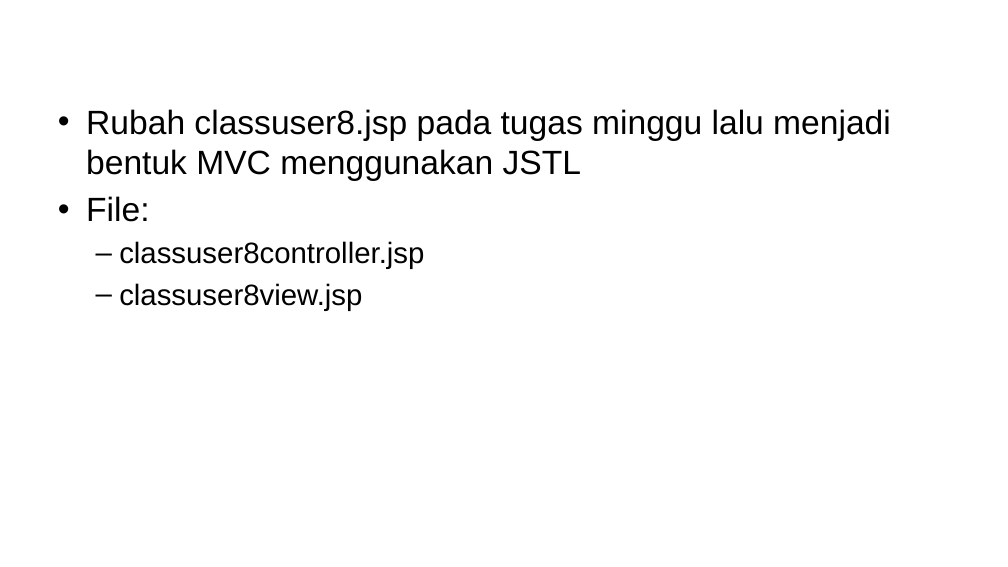
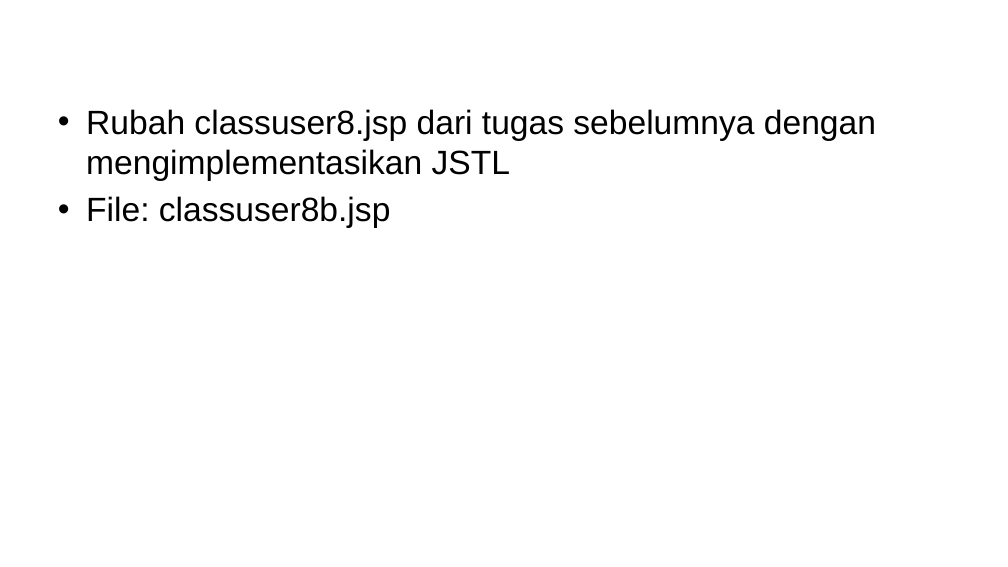
Before and after one commit to ruang-belajar/java-ee, a slide deck: slide 10 of docs/res/Java EE - Pertemuan 6.pptx (slide 12 before the commit). Drawn at 1008x567 pixels with LibreOffice and Linux fonts; fonts in the diff are those of the drawing; background and template pictures are left out. Boxes give left, top, right and bottom in pixels: in the first picture for what was removed or moved away, otherwise in the second. Text is boxed around its words. In the diff, an @@ line names an element or a change of style, - is before the commit and + after.

```diff
--- a/docs/res/Java EE - Pertemuan 6.pptx
+++ b/docs/res/Java EE - Pertemuan 6.pptx
@@ text at (86, 109, 876, 228): text changed @@
-• Rubah classuser8.jsp pada tugas minggu lalu menjadi bentuk MVC menggunakan JSTL
-• File:
-  – classuser8controller.jsp
-  – classuser8view.jsp
+• Rubah classuser8.jsp dari tugas sebelumnya dengan mengimplementasikan JSTL
+• File: classuser8b.jsp
```
Also in this commit, not shown: 4 other slides changed, 2 slides removed, 9 other files.
